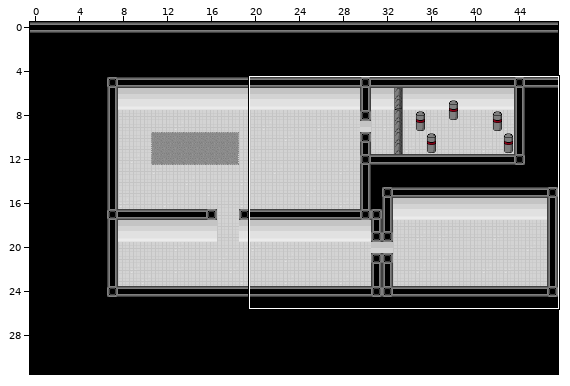
Two states of a Tiled map, res/worlds/labor.tmx. Above, an overview of the earlier version with the close-up marked.
Close-up. Old version:
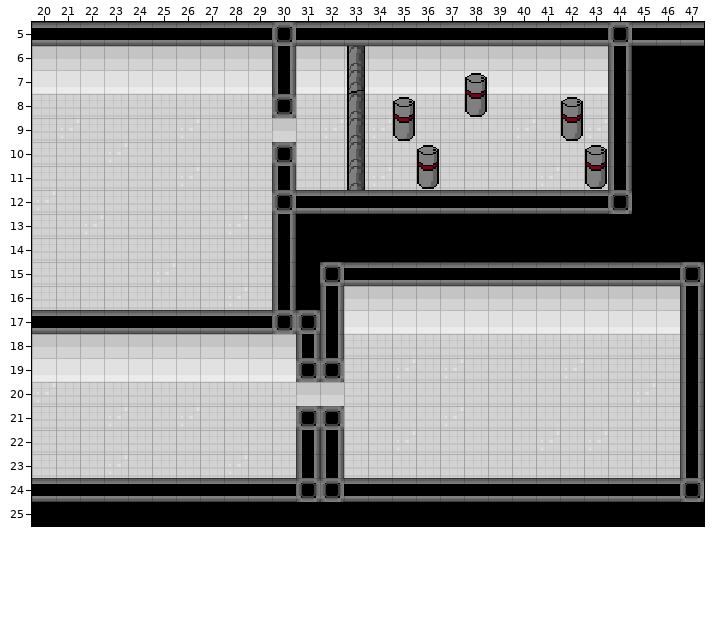
Cells are 16x16 px. Shown: x 20..47, y 5..25. The commit also changed other parts of the map, which this record leaves out.
The result:
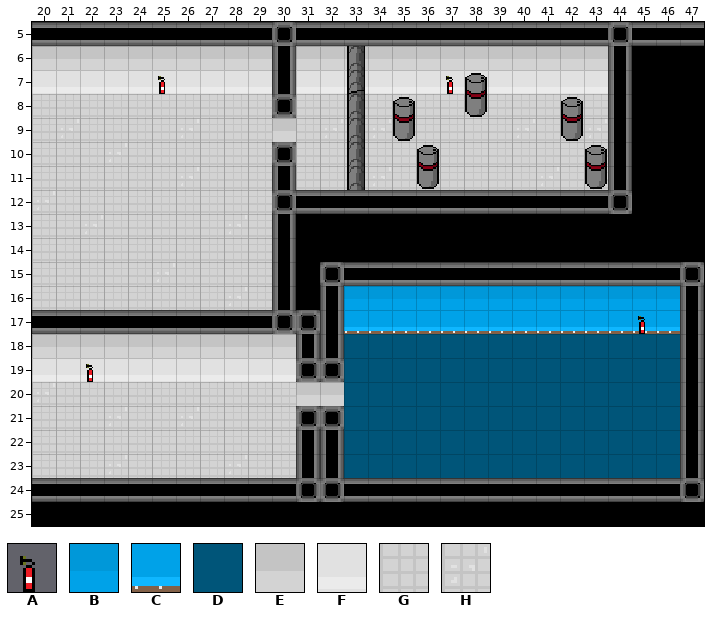
Key: from "Tileset": A 5, B 13, C 73, D 133, E 373, F 433, G 493, H 494.
_ is an empty cell.
From old to new:
Layer "Background #2":
Tile G becomes tile D in row 18 at x 33 to 46; in row 19 at x 33 to 34, 36, 38 to 41 and 43 to 46; in row 20 at x 33 to 44 and 46; in row 21 at x 33 to 36 and 38 to 46; in row 22 at x 33 to 34, 36 to 40, 42 and 44 to 46; in row 23 at x 33 to 46.
Tile H becomes tile D in row 19 at x 35, 37 and 42; in row 20 at x 45; in row 21 at x 37; in row 22 at x 35, 41 and 43.
Layer "Foreground":
Tile E becomes tile B in row 16 at x 33 to 46.
Tile F becomes tile C in row 17 at x 33 to 46.
Layer "Overlap":
The author put tile A in row 7 at x 25 and 37; in row 17 at x 45; in row 19 at x 22.
